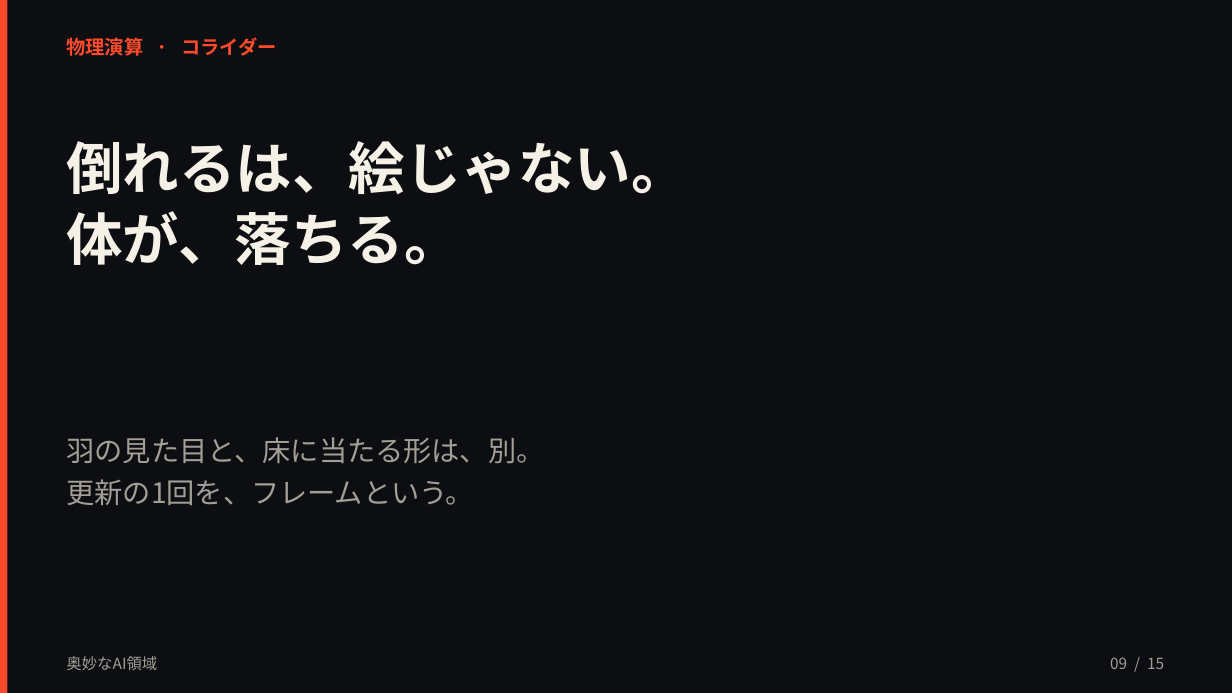
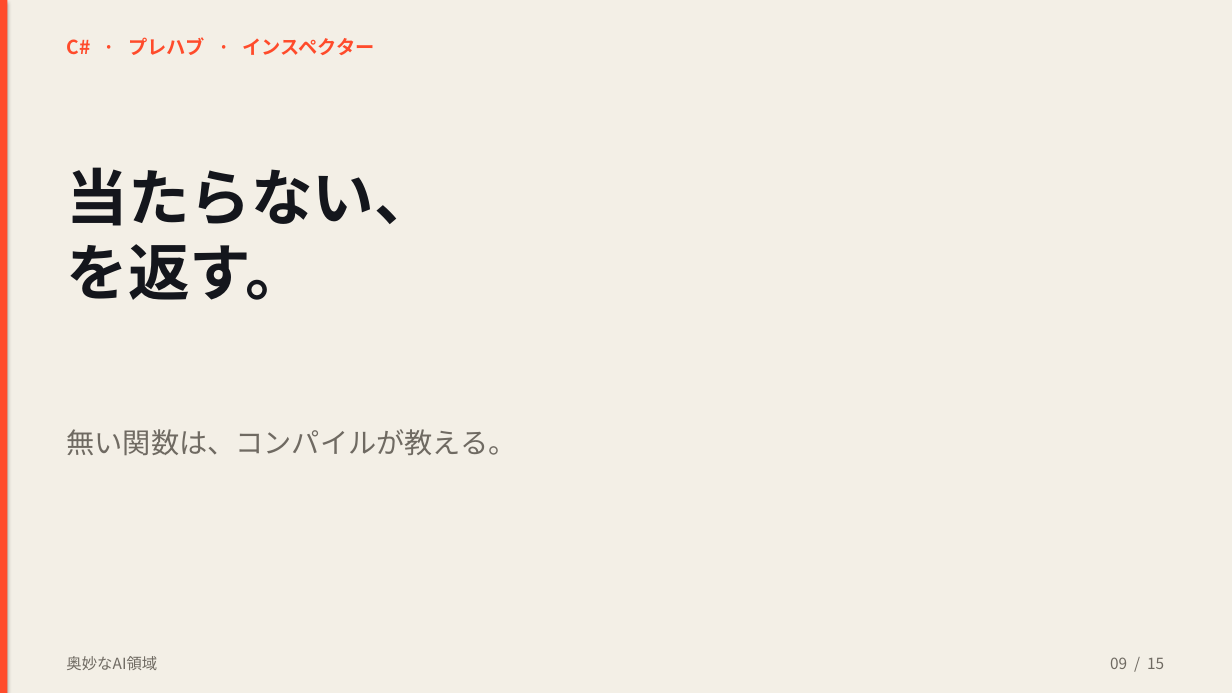
Before and after one commit to kouyozhang-design/vodcoach-ai, a slide deck: slide 9 of presentation/奥妙なAI領域_文化祭.pptx. Drawn at 1232x693 pixels with LibreOffice and Linux fonts; fonts in the diff are those of the drawing. Boxes give left, top, right and bottom in pixels: in the first picture for what was removed or moved away, otherwise in the second. Text is boxed around its words. In the diff, an @@ line names an element or a change of style, - is before the commit and + after.

```diff
--- a/presentation/奥妙なAI領域_文化祭.pptx
+++ b/presentation/奥妙なAI領域_文化祭.pptx
@@ background #0C0E12 to #F3EFE6 @@
@@ text at bbox=[66, 37, 375, 55]: text changed @@
-物理演算 · コライダー
+C# · プレハブ · インスペクター
@@ text at bbox=[66, 167, 436, 300]: text changed; size 44 to 48 pt; text colour #F6F1E7 to #14161C @@
-倒れるは、絵じゃない。
-体が、落ちる。
+当たらない、
+を返す。
@@ text at bbox=[66, 429, 516, 455]: text changed; text colour #A39E96 to #6F6A62 @@
-羽の見た目と、床に当たる形は、別。
-更新の1回を、フレームという。
+無い関数は、コンパイルが教える。
@@ text "奥妙なAI領域" at bbox=[66, 656, 157, 670]: text colour #A39E96 to #6F6A62 @@
@@ text "09 / 15" at bbox=[1110, 657, 1164, 669]: text colour #A39E96 to #6F6A62 @@
```
Also in this commit, not shown: 10 other slides changed, 4 slides added, 4 slides removed, 2 other files.
